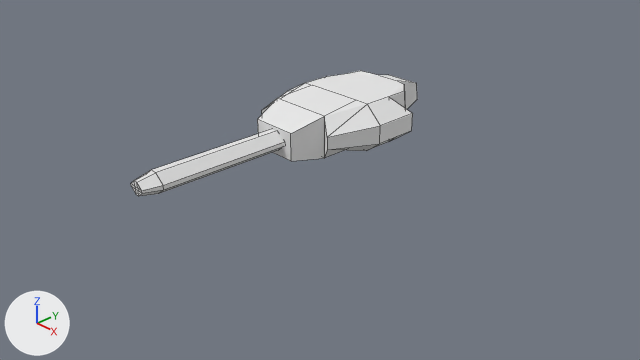
Two versions of the Blender file models/TankModels/Cannons/Plasma-g2.blend, one commit apart.
The view is the same before and after, from the file's camera 'Camera'. The axes (+X, +Y, +Z) are drawn at lower left. The lights are the same throughout. Mesh edges are drawn as thin lines.

The older version as bpy lines, for what is in view:
```python
me_cube = bpy.data.meshes.new('Cube')
me_cube.from_pydata(...)  # 78 vertices, 69 faces; spans x -1.03..1.08, y -2.71..2.48, z -0.33..0.41
me_cube.materials.append(mat_material)  # its picture is missing
ob_cube = bpy.data.objects.new('Cube', me_cube)
ob_cube.location = (0.0, 0.0, 1.25)
```
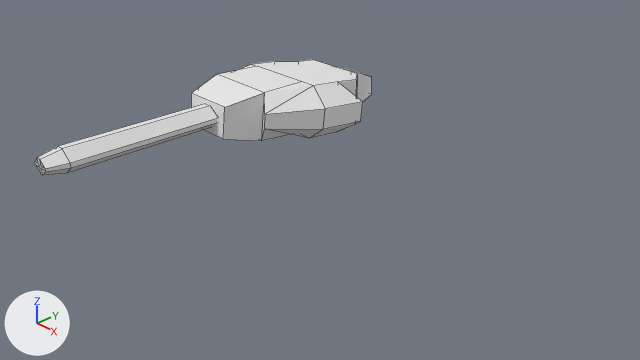
The edits, one by one:
me_cube has 78 vertices, 69 faces and spans x -1.03..1.08, y -2.71..2.48, z -0.33..0.41.
me_cube is used by ob_cube; location (0.0, 0.0, 1.25).
me_cube part 1: the loose piece of 50 vertices spanning x -1.03..1.08, y -0.39..2.48, z -0.33..0.41 is turned -6.5 degrees about the x axis through its middle, then moved by (0.0, 0.0, -0.67).
me_cube part 2: the loose piece of 28 vertices spanning x -0.23..0.21, y -2.71..-0.36, z -0.2..0.12 is moved by (0.0, 0.0, -0.51).
Object 'Cube' (ob_cube) moves from (0.0, 0.0, 1.25) to (0.0, -1.15, 2.46).

Boxes [x1, y1, x2, y2] around the edits, measured in the pictures (640 x 360 px; the box of a moved part takes in the faces that stretch with it):
'Cube', reshaped, moved (18% wider, 8% shorter)
    before: [131, 71, 417, 196]
    after: [35, 60, 372, 175]
part 1 of me_cube, moved or reshaped
    before: [257, 71, 417, 161]
    after: [191, 60, 372, 141]
part 2 of me_cube, moved or reshaped
    before: [131, 129, 284, 196]
    after: [35, 104, 217, 175]
